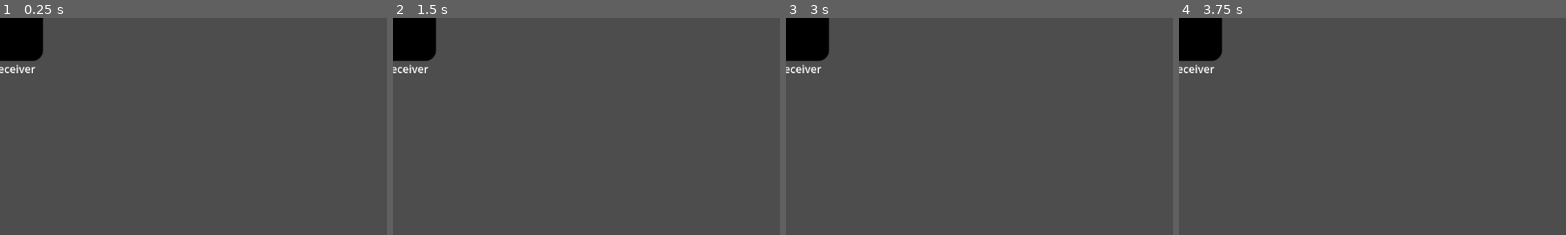
Above: before the commit, frames 1-4 (left to right).
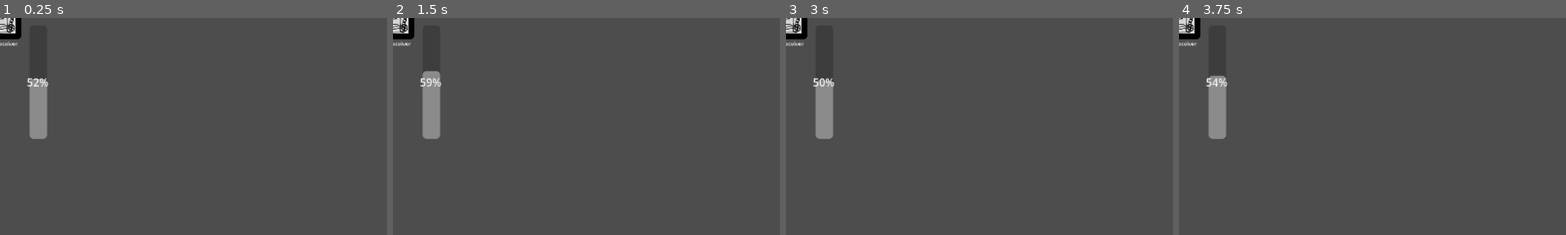
Above: after the commit, the same moments.

Repository: CamaraoLendario/Chaotic-Plants
Game: Godot game, scene res://Plants/steamy/steamy.tscn
The game is run twice, just before and just after one commit, with the same random seed, the same clock (stepped at 60 frames per second) and the same inputs. This scene is started directly instead of the project's main scene. The engine's default icon, where the game draws it, is replaced by a stand-in: a white triangle on a blue panel in a dark square.
Inputs (mouse positions are % of the whole screen's width and height, from its top left):
- Up to frame 1 (0.25 s): no input
- Up to frame 2 (1.5 s): tap Enter at 0.5 s; move the mouse to (72, 45) at 0.52 s; hold D (Right) 0.53-1.28 s; hold E (Interact) 0.53-1.28 s; move the mouse to (30, 55) at 1.27 s; hold S (Down) from 1.28 s (still down); tap E (Interact) at 1.35 s
- Up to frame 3 (3 s): tap Space at 2 s; move the mouse to (60, 28) at 2.02 s; release S (Down) at 2.03 s; hold D (Right) 2.03-2.78 s; hold F (Throw) 2.03-2.78 s; tap E (Interact) at 2.3, 2.85 s; tap Enter at 2.75 s; move the mouse to (45, 70) at 2.77 s; hold W (Up) from 2.78 s (still down)
- Up to frame 4 (3.75 s): tap Space at 3.5 s; move the mouse to (80, 65) at 3.52 s; release W (Up) at 3.53 s; hold A (Left) from 3.53 s (still down); hold E (Interact) from 3.53 s (still down)
The pictures show only the part of the screen within x 0-50%, y 0-50%; the shares and areas given below are measured in that part.

The runs differ from the first frame. In frame 1, 3.4% of the frame differs, in the area x 0-13%, y 0-56%; in frame 2, 3.6%; in frame 3, 3.4%; in frame 4, 3.5%.

Commit message:
plinko fix character fix and steamy fix

Diff:
--- a/Plants/Plinko/Plinko.tscn
+++ b/Plants/Plinko/Plinko.tscn
@@ -1,9 +1,16 @@
 [gd_scene format=3 uid="uid://psh2ymdga6o6"]
 
 [ext_resource type="PackedScene" uid="uid://be4ptkje88wa3" path="res://Plants/base_plant.tscn" id="1_v8jk2"]
+[ext_resource type="Shader" uid="uid://bvni52b27fb52" path="res://Plants/base_plant.gdshader" id="2_g4g4q"]
 [ext_resource type="Texture2D" uid="uid://dyb8b67u8aaqo" path="res://Plants/Plinko/Sprites/PlaceholderPlinko.png" id="2_m7c7k"]
 [ext_resource type="Script" uid="uid://b8c32klluytyp" path="res://Plants/Plinko/plinko.gd" id="2_u4uv3"]
 [ext_resource type="Texture2D" uid="uid://chnu528uov0n" path="res://icon.svg" id="4_ngji5"]
+
+[sub_resource type="ShaderMaterial" id="ShaderMaterial_g4g4q"]
+resource_local_to_scene = true
+shader = ExtResource("2_g4g4q")
+shader_parameter/startTime = 0.0
+shader_parameter/animate = false
 
 [sub_resource type="AtlasTexture" id="AtlasTexture_u4uv3"]
 atlas = ExtResource("2_m7c7k")
@@ -87,61 +94,67 @@
 "speed": 5.0
 }]
 
+[sub_resource type="RectangleShape2D" id="RectangleShape2D_par82"]
+size = Vector2(111, 118)
+
 [node name="BasePlant" unique_id=629364572 node_paths=PackedStringArray("plinkoBallSpawnPoint", "plinkoBall", "markers") instance=ExtResource("1_v8jk2")]
+material = SubResource("ShaderMaterial_g4g4q")
 script = ExtResource("2_u4uv3")
 timeToFall = 1.0
 plinkoBallSpawnPoint = NodePath("PlinkoSpawnPoint")
-plinkoBall = NodePath("Sprite2D")
-markers = NodePath("Markers")
+plinkoBall = NodePath("Ball")
+markers = NodePath("")
 isByStages = true
 
 [node name="Sprite" parent="." index="0" unique_id=1713877530]
-scale = Vector2(10, 10)
-sprite_frames = SubResource("SpriteFrames_ngji5")
-animation = &"stage0"
+sprite_frames = SubResource("SpriteFrames_0bngr")
 autoplay = "stage0"
 
-[node name="Sprite2D" type="Sprite2D" parent="." index="2" unique_id=1074542110]
-position = Vector2(473, 152)
-scale = Vector2(0.67187506, 0.67187506)
+[node name="CollisionShape2D" type="CollisionShape2D" parent="Interactable" parent_id_path=PackedInt32Array(825575324) index="0" unique_id=1532446449]
+position = Vector2(0.5, -5)
+shape = SubResource("RectangleShape2D_par82")
+
+[node name="Ball" type="Sprite2D" parent="." index="2" unique_id=1074542110]
+position = Vector2(16, 20)
+scale = Vector2(0.082, 0.082)
 texture = ExtResource("4_ngji5")
-offset = Vector2(0, -63.435)
+offset = Vector2(0, -64.635)
 
 [node name="PlinkoSpawnPoint" type="Marker2D" parent="." index="3" unique_id=1181432343]
-position = Vector2(0, -411)
+position = Vector2(1, -42)
 gizmo_extents = 18.1
 
-[node name="Markers" type="Node" parent="." index="4" unique_id=361450743]
+[node name="Markers" type="Node2D" parent="." index="4" unique_id=1131989335]
 
-[node name="Level2" type="Node" parent="Markers" index="0" unique_id=603571342]
+[node name="Level2" type="Node2D" parent="Markers" index="0" unique_id=1334014270]
 
 [node name="PlinkoDropDistanceFinder" type="Marker2D" parent="Markers/Level2" index="0" unique_id=1660731092]
-position = Vector2(-189, -233)
+position = Vector2(-19, -23)
 
 [node name="PlinkoDropDistanceFinder2" type="Marker2D" parent="Markers/Level2" index="1" unique_id=1775677888]
-position = Vector2(156, -214)
+position = Vector2(16, -21)
 
-[node name="Level3" type="Node" parent="Markers" index="1" unique_id=800380062]
+[node name="Level3" type="Node2D" parent="Markers" index="1" unique_id=1675055940]
 
 [node name="PlinkoDropDistanceFinder" type="Marker2D" parent="Markers/Level3" index="0" unique_id=713510982]
-position = Vector2(-324, -12)
+position = Vector2(-32, -1)
 
 [node name="PlinkoDropDistanceFinder2" type="Marker2D" parent="Markers/Level3" index="1" unique_id=2040265269]
-position = Vector2(-2, -21)
+position = Vector2(0, -2)
 
 [node name="PlinkoDropDistanceFinder3" type="Marker2D" parent="Markers/Level3" index="2" unique_id=1786076345]
-position = Vector2(291, -21)
+position = Vector2(29, -2)
 
-[node name="Level4" type="Node" parent="Markers" index="2" unique_id=2022285333]
+[node name="Level4" type="Node2D" parent="Markers" index="2" unique_id=2115354442]
 
 [node name="PlinkoDropDistanceFinder" type="Marker2D" parent="Markers/Level4" index="0" unique_id=1506297321]
-position = Vector2(-487, 151)
+position = Vector2(-51, 20)
 
 [node name="PlinkoDropDistanceFinder2" type="Marker2D" parent="Markers/Level4" index="1" unique_id=643514548]
-position = Vector2(-165, 142)
+position = Vector2(-17, 20)
 
 [node name="PlinkoDropDistanceFinder3" type="Marker2D" parent="Markers/Level4" index="2" unique_id=1815881043]
-position = Vector2(128, 142)
+position = Vector2(16, 20)
 
 [node name="PlinkoDropDistanceFinder4" type="Marker2D" parent="Markers/Level4" index="3" unique_id=79482694]
-position = Vector2(473, 152)
+position = Vector2(51, 20)
--- a/Plants/Plinko/plinko.gd
+++ b/Plants/Plinko/plinko.gd
@@ -22,8 +22,11 @@
 
 var isBallDropping
 
+func _ready() -> void:
+	super._ready()
+
 func on_interacted(interactor: Node2D):
-	if interactor is not Character:
+	if interactor.owner is not Character:
 		return
 
 	tryDropBall()
--- a/Plants/base_plant.gd
+++ b/Plants/base_plant.gd
@@ -31,7 +31,7 @@
 	set(value):
 		growProgress = value
 		check_grow_progress()
-var growProgress: float = 1
+var growProgress: float = 0
 
 
 func _ready() -> void:
@@ -44,7 +44,7 @@
 	data = plantData
 
 func grow():
-	if (isGrown): return
+	if (isGrown or GrowProgress >= growGoal): return
 	GrowProgress += 1
 	grew.emit()
 
@@ -52,10 +52,10 @@
 	print("I was interacted with")
 
 func _physics_process(delta: float) -> void:
-	if (!isByStages and GrowProgress < growGoal and isPlanted and isGrowing):
+	if (!isByStages and GrowProgress < growGoal-1 and isGrowing):
 		GrowProgress += (delta / growTime) * growGoal
 
 func check_grow_progress():
-	sprite.animation = "stage" +  str(int(GrowProgress)-1)
-	if (growProgress >= growGoal):
+	sprite.animation = "stage" +  str(int(GrowProgress))
+	if (growProgress >= growGoal-1):
 		isGrown = true
--- a/Plants/steamy/steamy.gd
+++ b/Plants/steamy/steamy.gd
@@ -11,7 +11,7 @@
 
 var direction: int = 1
 var timer: Timer = Timer.new()
-var directionChangeInterval: float = 3
+var directionChangeInterval: float = 1.5
 
 @export_category("Node")
 @export var itemReceiver: PlantItemReceiver
@@ -20,27 +20,28 @@
 func _ready() -> void:
 	super._ready()
 
-	timer.start(directionChangeInterval)
+	add_child(timer)
 	timer.one_shot = true
 	timer.timeout.connect(directionChange)
+	timer.start(directionChangeInterval)
 
 	itemReceiver.picked_up_object.connect(itemreceived)
 
 func _process(delta: float) -> void:
-	steamMeter += direction * delta / 6
+	steamMeter += direction * delta / 20
 	clamp(steamMeter, 0, 1)
 
 func _physics_process(delta: float) -> void:
-	# TODO:
-	# isto é estúpido, temos de ter um bool na planta
-	# a dizer se pode ou não crescer
-	if (steamMeter < max and steamMeter > min):
-		super._physics_process(delta)
+	isGrowing = (steamMeter < max and steamMeter > min)
+	super._physics_process(delta)
+	if (isGrowing): print(growProgress)
 
 func directionChange():
+	print("changing direction...")
 	timer.start(directionChangeInterval)
 
 	if (randf() < 0.75):
+		print("succeded")
 		direction *= -1
 
 func add_water():
--- a/Plants/steamy/steamy.tscn
+++ b/Plants/steamy/steamy.tscn
@@ -2,11 +2,21 @@
 
 [ext_resource type="PackedScene" uid="uid://be4ptkje88wa3" path="res://Plants/base_plant.tscn" id="1_8aytf"]
 [ext_resource type="Texture2D" uid="uid://uf8nm2xoea25" path="res://Plants/steamy/Steamy.png" id="2_a58qj"]
+[ext_resource type="Shader" uid="uid://bvni52b27fb52" path="res://Plants/base_plant.gdshader" id="2_abo70"]
 [ext_resource type="Script" uid="uid://chu0pp2vx3h86" path="res://Plants/steamy/steamy.gd" id="2_tdr66"]
 [ext_resource type="Texture2D" uid="uid://80x8gpkb8n4v" path="res://Plants/steamy/SteamyDone.png" id="3_l15f6"]
 [ext_resource type="PackedScene" uid="uid://ulelhqvpd2il" path="res://Plants/plant_item_receiver.tscn" id="5_x7xwt"]
 [ext_resource type="Script" uid="uid://dl70irp36vey5" path="res://interact/Filters/InteractFilter.gd" id="6_8xx8s"]
-[ext_resource type="Script" uid="uid://3dtjai4t28oj" path="res://interact/Filters/water_bucket_filter.gd" id="7_abo70"]
+[ext_resource type="Script" path="res://interact/Filters/water_bucket_filter.gd" id="7_abo70"]
+
+[sub_resource type="ShaderMaterial" id="ShaderMaterial_abo70"]
+resource_local_to_scene = true
+shader = ExtResource("2_abo70")
+shader_parameter/startTime = 0.0
+shader_parameter/animate = false
+
+[sub_resource type="Resource" id="Resource_qrxx1"]
+script = ExtResource("7_abo70")
 
 [sub_resource type="AtlasTexture" id="AtlasTexture_a58qj"]
 atlas = ExtResource("2_a58qj")
@@ -48,28 +58,28 @@
 "speed": 5.0
 }]
 
-[sub_resource type="Resource" id="Resource_qrxx1"]
-script = ExtResource("7_abo70")
-metadata/_custom_type_script = "uid://3dtjai4t28oj"
-
 [node name="Steamy" unique_id=629364572 node_paths=PackedStringArray("itemReceiver", "progressBar") instance=ExtResource("1_8aytf")]
+material = SubResource("ShaderMaterial_abo70")
 script = ExtResource("2_tdr66")
 itemReceiver = NodePath("PlantItemReceiver")
 progressBar = NodePath("ProgressBar")
+growTime = 20.0
 
-[node name="Sprite" parent="." index="0" unique_id=1713877530]
+[node name="PlantItemReceiver" parent="." index="0" unique_id=1216653505 instance=ExtResource("5_x7xwt")]
+scale = Vector2(0.505, 0.505)
+filters = Array[ExtResource("6_8xx8s")]([SubResource("Resource_qrxx1")])
+
+[node name="Sprite" parent="." index="1" unique_id=1713877530]
 scale = Vector2(0.25, 0.25)
-sprite_frames = SubResource("SpriteFrames_8xx8s")
+sprite_frames = SubResource("SpriteFrames_qrxx1")
 animation = &"stage0"
 
-[node name="PlantItemReceiver" parent="." index="3" unique_id=1216653505 instance=ExtResource("5_x7xwt")]
-filters = Array[ExtResource("6_8xx8s")]([SubResource("Resource_qrxx1")])
-
 [node name="ProgressBar" type="ProgressBar" parent="." index="4" unique_id=311369693]
-offset_left = -101.0
-offset_top = -126.0
-offset_right = -75.0
-offset_bottom = 43.0
+offset_left = 44.0
+offset_top = 11.0
+offset_right = 70.0
+offset_bottom = 180.0
 max_value = 1.0
 step = 0.001
+value = 0.5
 fill_mode = 3
--- a/character/character.tscn
+++ b/character/character.tscn
@@ -69,9 +69,10 @@
 position = Vector2(0, -52.5)
 shape = SubResource("RectangleShape2D_wfnr8")
 
-[node name="InputHandler" type="Node" parent="." unique_id=371800208 node_paths=PackedStringArray("interactReceiver")]
+[node name="InputHandler" type="Node" parent="." unique_id=371800208 node_paths=PackedStringArray("interactReceiver", "anchor")]
 script = ExtResource("2_wa5vi")
 interactReceiver = NodePath("../Anchor/InteractReceiver")
+anchor = NodePath("../Anchor")
 
 [node name="ObjectHoldPoint" type="Marker2D" parent="." unique_id=1753229882]
 position = Vector2(0, -144)
--- a/character/input_handler.gd
+++ b/character/input_handler.gd
@@ -4,12 +4,15 @@
 @onready var main: Character = get_parent();
 @export var interactReceiver: InteractReceiver
 
+@export_group("Nodes")
+@export var anchor: Node2D
+
 func _process(delta: float) -> void:
 	main.wishDir = Input.get_vector("Left", "Right", "Up", "Down");
 
 	if get_viewport().get_camera_2d():
 		var mouseScreenPos = get_viewport().get_camera_2d().get_global_mouse_position()
-		main.aimDir = (owner as Node2D).global_position.direction_to(mouseScreenPos)
+		main.aimDir = anchor.global_position.direction_to(mouseScreenPos)
 
 	if Input.is_action_pressed("Throw"):
 		interactReceiver.start_throw(delta)
--- a/main_world.tscn
+++ b/main_world.tscn
@@ -9,6 +9,14 @@
 [ext_resource type="Script" uid="uid://do6arsnvfb00a" path="res://request_list_view.gd" id="7_7ktct"]
 [ext_resource type="PackedScene" uid="uid://c7hl623304u1e" path="res://game_state/views/request_view.tscn" id="7_aac4l"]
 [ext_resource type="PackedScene" uid="uid://tc83aw2jaip5" path="res://interact/delivery.tscn" id="9_uks48"]
+[ext_resource type="PackedScene" uid="uid://psh2ymdga6o6" path="res://Plants/Plinko/Plinko.tscn" id="10_ko8m6"]
+[ext_resource type="Shader" uid="uid://bvni52b27fb52" path="res://Plants/base_plant.gdshader" id="11_ko8m6"]
+
+[sub_resource type="ShaderMaterial" id="ShaderMaterial_8i6ae"]
+resource_local_to_scene = true
+shader = ExtResource("11_ko8m6")
+shader_parameter/startTime = 0.0
+shader_parameter/animate = false
 
 [node name="Node2D" type="Node2D" unique_id=1937000729 node_paths=PackedStringArray("plantSpawners", "delivery") groups=["World"]]
 script = ExtResource("1_3etub")
@@ -60,6 +68,10 @@
 
 [node name="Delivery" parent="." unique_id=1179291177 instance=ExtResource("9_uks48")]
 
+[node name="BasePlant" parent="." unique_id=629364572 instance=ExtResource("10_ko8m6")]
+material = SubResource("ShaderMaterial_8i6ae")
+position = Vector2(153, -139)
+
 [connection signal="spawnedObject" from="PlantSpawner1" to="." method="on_plant_spawned"]
 [connection signal="spawnedObject" from="PlantSpawner2" to="." method="on_plant_spawned"]
 [connection signal="spawnedObject" from="PlantSpawner3" to="." method="on_plant_spawned"]
Not shown: 1 places in Plants/Plinko/Plinko.tscn that only renumber resources
Not shown: 1 places in Plants/steamy/steamy.tscn that only renumber resources
Not shown: 1 places in character/character.tscn that only renumber resources
Not shown: 1 places in game_state/levels/level0Data.tres that only renumber resources
